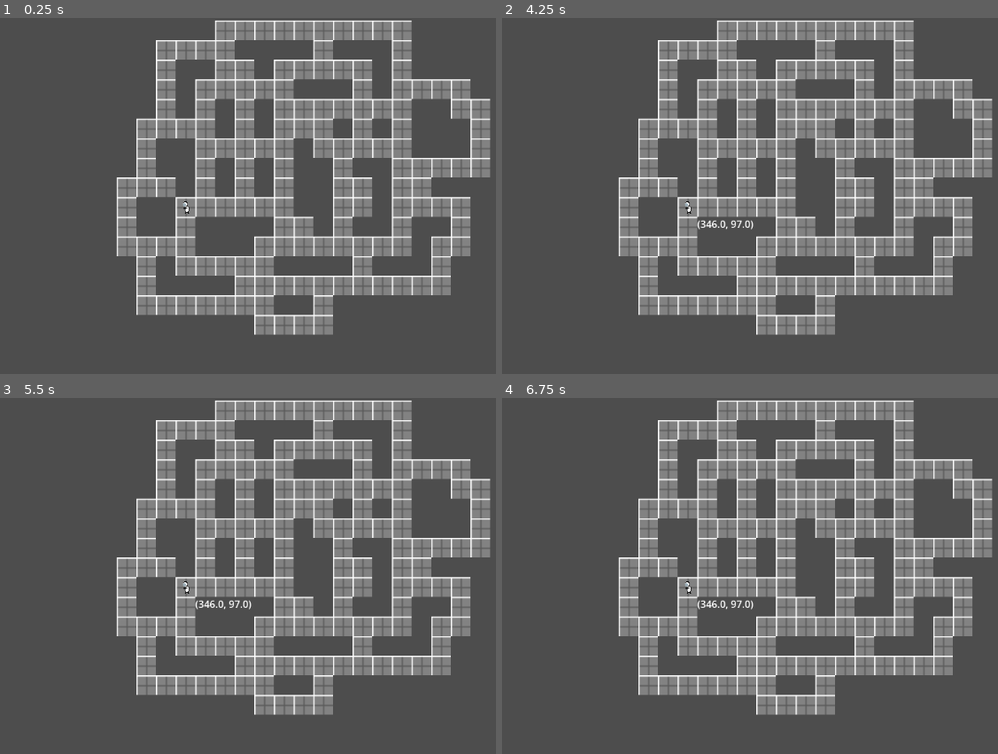
Above: before the commit, frames 1-4 (two rows, left to right).
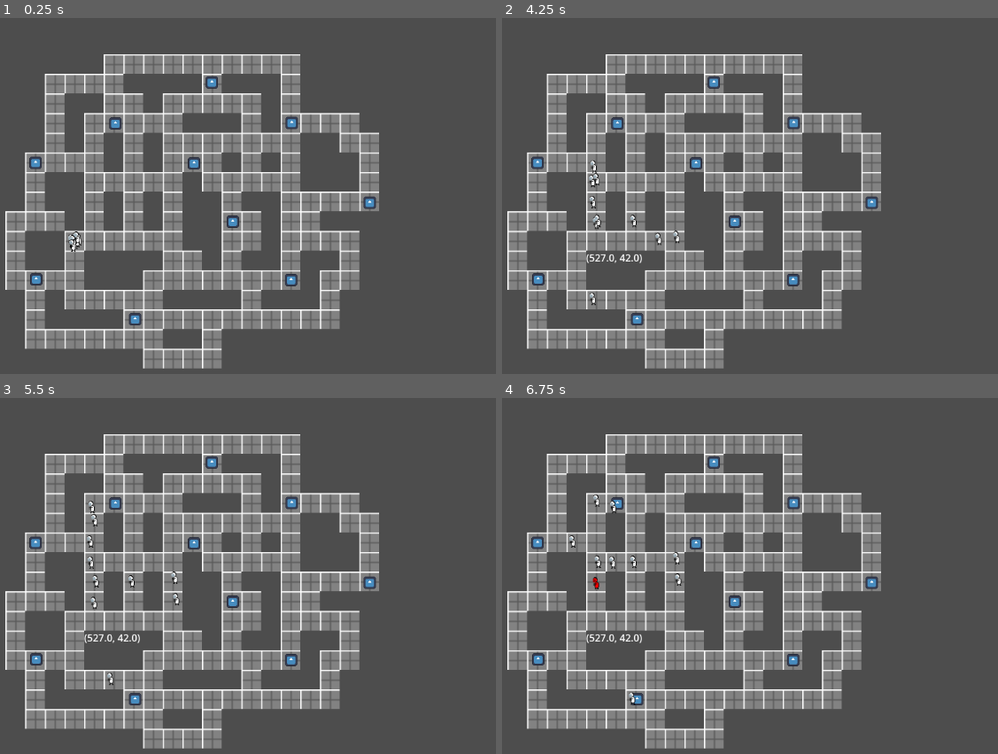
Above: after the commit, the same moments.

Repository: TreadTheDawnGames/GodotWildJam81
Game: Godot game, scene res://Scenes/crewmate_test.tscn
Same seed, same stepped clock (60 frames per second), same inputs: the game is played once before the commit and once after it. This scene is started directly instead of the project's main scene. The engine's default icon, where the game draws it, is replaced by a stand-in: a white triangle on a blue panel in a dark square.
Inputs (mouse positions are in pixels of both pictures, inside the frame that each line leads up to):
- Up to frame 1 (0.25 s): no input
- Up to frame 2 (4.25 s): tap Enter at 0.5, 3.5 s; move the mouse to (854, 196) at 0.52 s; hold Right (ui_right) 0.53-1.28 s; move the mouse to (556, 235) at 1.27 s; hold Down (ui_down) 1.28-2.03 s; move the mouse to (769, 128) at 2.02 s; hold Right (ui_right) 2.03-2.78 s; tap Space at 2.75 s; move the mouse to (660, 295) at 2.77 s; hold Up (ui_up) 2.78-3.53 s; move the mouse to (908, 277) at 3.52 s; hold Left (ui_left) from 3.53 s (still down); click (908, 277) at 4.15 s
- Up to frame 3 (5.5 s): move the mouse to (outside the picture) at 4.27 s; right-click (outside the picture) at 4.9 s; move the mouse to (233, 597) at 5.02 s; release Left (ui_left) at 5.03 s; hold Down (ui_down) from 5.03 s (still down)
- Up to frame 4 (6.75 s): move the mouse to (591, 497) at 5.77 s; release Down (ui_down) at 5.78 s; hold Right (ui_right) 5.78-6.53 s; tap Space at 6.5 s; move the mouse to (854, 576) at 6.52 s; hold Up (ui_up) from 6.53 s (still down)

The runs differ from the first frame. In frame 1, 45% of the frame differs, in the area x 1-99%, y 0-99%; in frame 2, 45%; in frame 3, 45%; in frame 4, 45%.

Commit message:
finally... ai

Diff:
--- /dev/null
+++ b/Scenes/Objects/CrewmateStates/idle.gd
@@ -0,0 +1,10 @@
+extends "common.gd"
+
+
+func _state_process(delta: float) -> Dictionary:
+	if crewmate.navpoints:
+		return {
+			"new_state": "Walk",
+			"path": crewmate.create_path(crewmate.get_next_target())
+		}
+	return {}
--- /dev/null
+++ b/Scenes/Objects/CrewmateStates/walk.gd
@@ -0,0 +1,34 @@
+extends "common.gd"
+
+@export var sprite: Sprite2D
+var _walk_timer: float = 0.0
+var _to: Vector2
+var _path: Array[Vector2]
+var _speed: float = 1.0
+
+
+func _ready() -> void:
+	_speed = 1.0 + randf() - 0.5
+
+
+func _state_init(data: Dictionary) -> void:
+	_walk_timer = 0
+	if data.has("path"): _path = data["path"]
+	if data.has("speed"): _speed = data["speed"]
+
+	if !_path.is_empty():
+		_to = _path.pop_front()
+
+
+func _state_process(delta: float) -> Dictionary:
+	_walk_timer += delta
+	if _walk_timer >= 1.0 / _speed:
+		crewmate.position = _to
+		return {"new_state": "Work"}
+	return {}
+
+
+func _state_transition(data: Dictionary) -> Dictionary:
+	if !_path.is_empty():
+		return {"new_state": "Walk"}
+	return {}
--- /dev/null
+++ b/Scenes/Objects/CrewmateStates/work.gd
@@ -0,0 +1,26 @@
+extends "common.gd"
+
+const MAX_WORK_TIME: float = 3.0
+
+var _flash: bool = false
+var _worktime: float = MAX_WORK_TIME
+
+func _state_init(_data: Dictionary) -> void:
+	_flash = false
+	_worktime = MAX_WORK_TIME + randf_range(0.0, 1.0)
+	pass
+
+
+func _state_process(delta: float) -> Dictionary:
+	_flash = !_flash
+	crewmate.modulate = Color.RED if _flash else Color.WHITE
+	_worktime -= delta
+	if _worktime < 0.0:
+		return {"new_state": "Idle"}
+	return {}
+
+
+func _state_transition(data: Dictionary) -> Dictionary:
+	_flash = false
+	crewmate.modulate = Color.WHITE
+	return {}
--- a/Scripts/crewmate.gd
+++ b/Scenes/Objects/crewmate.gd
@@ -1,3 +1,11 @@
+### Crewmate
+# A simple AI-controlled crewmate that walks to wherever it's needed
+#
+# Design guide:
+#  - All public methods (the ones that don't start with an underscore)
+#     must NOT change the state of the FSM!!!
+# - Events CAN change the state of the FSM
+
 extends Node2D
 class_name Crewmate
 
@@ -6,22 +14,14 @@
 @export var state_machine: StateMachine
 @export var alliance: Alliance
 @export var navigation_tilemap: TileMapLayer
-var _walk_pos: Vector2
-var _path: Array[Vector2]
+@export var navpoints: Node2D
 
 var movement_speed: float = 200.0
 var movement_target_position: Vector2 = Vector2(60.0,180.0)
 
 
 func _ready() -> void:
-	# Make sure to not await during _ready.
-	actor_setup.call_deferred()
-
-
-func actor_setup():
-	# TODO: Set up _path
-
-	pass
+	$Sprite2D.position = (Vector2(randf(), randf()) - Vector2(.5, .5)) * 16.0
 
 
 func _physics_process(delta: float) -> void:
@@ -29,11 +29,26 @@
 
 
 func _debug_crewmate_test_changed_navpoint(pos: Vector2) -> void:
-	_walk_pos = pos
-	state_machine.transition("Walk", pos)
+	state_machine.transition({
+		"new_state": "Walk",
+		"path": [pos],
+	})
+
+func _walk_to(target: Vector2):
+	var path = create_path(target)
+	print(path)
+	state_machine.transition({
+		"new_state": "Walk",
+		"path": path,
+	})
 
 
-func walk_to(target: Vector2) -> void:
+func get_next_target() -> Vector2:
+	var c: Node2D = navpoints.get_child(randi_range(0, navpoints.get_child_count()-1))
+	return c.position
+
+
+func create_path(target: Vector2) -> Array[Vector2]:
 	var from: Vector2i = navigation_tilemap.local_to_map(navigation_tilemap.to_local(position))
 	var to: Vector2i = navigation_tilemap.local_to_map(navigation_tilemap.to_local(target))
 	var arr: Array[Vector2i] = _pathfinding(from, to)
@@ -41,8 +56,7 @@
 	for i: Vector2i in arr:
 		path.push_back(navigation_tilemap.map_to_local(i) * navigation_tilemap.scale)
 
-	print(path)
-	state_machine.transition("Walk", path)
+	return path
 
 
 ### Depth-First Search ahh pathfinding
--- a/Scenes/Objects/crewmate.tscn
+++ b/Scenes/Objects/crewmate.tscn
@@ -1,10 +1,11 @@
-[gd_scene load_steps=6 format=3 uid="uid://chax0pgaodrnu"]
+[gd_scene load_steps=7 format=3 uid="uid://chax0pgaodrnu"]
 
-[ext_resource type="Script" uid="uid://c7u4sqqmin8" path="res://Scripts/crewmate.gd" id="1_rpagk"]
+[ext_resource type="Script" uid="uid://c7u4sqqmin8" path="res://Scenes/Objects/crewmate.gd" id="1_rpagk"]
 [ext_resource type="Texture2D" uid="uid://cku1n6l0skf1t" path="res://Assets/Sprites/Placeholders/CrewmateSingle.png" id="2_js6w1"]
 [ext_resource type="Script" uid="uid://wcqwkfjsc6e5" path="res://Scripts/state_machine.gd" id="3_7kgws"]
-[ext_resource type="Script" uid="uid://c8g6rmdi5vc6b" path="res://Scripts/CrewmateStates/idle.gd" id="4_7kgws"]
-[ext_resource type="Script" uid="uid://bpo6ak3hlfru5" path="res://Scripts/CrewmateStates/walk.gd" id="5_5bwah"]
+[ext_resource type="Script" uid="uid://c8g6rmdi5vc6b" path="res://Scenes/Objects/CrewmateStates/idle.gd" id="4_7kgws"]
+[ext_resource type="Script" uid="uid://bpo6ak3hlfru5" path="res://Scenes/Objects/CrewmateStates/walk.gd" id="5_5bwah"]
+[ext_resource type="Script" uid="uid://bnvgk0ya3rfbf" path="res://Scenes/Objects/CrewmateStates/work.gd" id="6_5bwah"]
 
 [node name="Crewmate" type="Node2D" node_paths=PackedStringArray("state_machine")]
 script = ExtResource("1_rpagk")
@@ -25,6 +26,7 @@
 script = ExtResource("5_5bwah")
 
 [node name="Work" type="Node" parent="StateMachine"]
+script = ExtResource("6_5bwah")
 
 [node name="Repair" type="Node" parent="StateMachine"]
 
--- a/Scenes/crewmate_test.gd
+++ b/Scenes/crewmate_test.gd
@@ -12,30 +12,20 @@
 
 signal changed_navpoint(pos: Vector2)
 
-func _unhandled_input(event: InputEvent) -> void:
-	if event is InputEventKey:
-		if event.is_action_pressed("ui_up"):
-			current_navpoint = $NavPoint1
-			changed_navpoint.emit(current_navpoint.position)
-		if event.is_action_pressed("ui_right"):
-			current_navpoint = $NavPoint2
-			changed_navpoint.emit(current_navpoint.position)
-		if event.is_action_pressed("ui_down"):
-			current_navpoint = $NavPoint3
-			changed_navpoint.emit(current_navpoint.position)
-		if event.is_action_pressed("ui_left"):
-			current_navpoint = $NavPoint4
-			changed_navpoint.emit(current_navpoint.position)
+func _input(event: InputEvent) -> void:
 
+	var _scroll: bool = false
 	if event is InputEventMouse:
+		_scroll = event.is_action("AOS.debug_right_click")
 		if event.is_action_pressed("AOS.debug_left_click"):
 			var mousepos = Global.mouse_position_to_local(event, camera)
 			label.text = str(mousepos)
-			crewmate.walk_to(mousepos)
+			crewmate._walk_to(mousepos)
 			# var path = _pathfinding(from, to)
 			# print(path)
 			# _create_trail.call_deferred(path)
-		pass
+	if event is InputEventMouseMotion && _scroll:
+		camera.position += event.velocity / 1.0
 
 
 func _create_trail(path):
--- a/Scenes/crewmate_test.tscn
+++ b/Scenes/crewmate_test.tscn
@@ -52,22 +52,119 @@
 tile_set = SubResource("TileSet_yfc8g")
 
 [node name="Camera2D" type="Camera2D" parent="."]
+position = Vector2(181, -55)
 
-[node name="Crewmate" parent="." node_paths=PackedStringArray("navigation_tilemap") instance=ExtResource("2_udih6")]
+[node name="Crewmate" parent="." node_paths=PackedStringArray("navigation_tilemap", "navpoints") instance=ExtResource("2_udih6")]
+z_index = 2
 position = Vector2(-15, -15)
 navigation_tilemap = NodePath("../TileMapLayer")
+navpoints = NodePath("../Navpoints")
 
-[node name="NavPoint1" type="Marker2D" parent="."]
-position = Vector2(0, -123)
+[node name="Crewmate2" parent="." node_paths=PackedStringArray("navigation_tilemap", "navpoints") instance=ExtResource("2_udih6")]
+z_index = 2
+position = Vector2(-15, -15)
+navigation_tilemap = NodePath("../TileMapLayer")
+navpoints = NodePath("../Navpoints")
 
-[node name="NavPoint2" type="Marker2D" parent="."]
-position = Vector2(123, 1)
+[node name="Crewmate3" parent="." node_paths=PackedStringArray("navigation_tilemap", "navpoints") instance=ExtResource("2_udih6")]
+z_index = 2
+position = Vector2(-15, -15)
+navigation_tilemap = NodePath("../TileMapLayer")
+navpoints = NodePath("../Navpoints")
 
-[node name="NavPoint3" type="Marker2D" parent="."]
-position = Vector2(0, 124)
+[node name="Crewmate4" parent="." node_paths=PackedStringArray("navigation_tilemap", "navpoints") instance=ExtResource("2_udih6")]
+z_index = 2
+position = Vector2(-15, -15)
+navigation_tilemap = NodePath("../TileMapLayer")
+navpoints = NodePath("../Navpoints")
 
-[node name="NavPoint4" type="Marker2D" parent="."]
-position = Vector2(-121, 1)
+[node name="Crewmate5" parent="." node_paths=PackedStringArray("navigation_tilemap", "navpoints") instance=ExtResource("2_udih6")]
+z_index = 2
+position = Vector2(-15, -15)
+navigation_tilemap = NodePath("../TileMapLayer")
+navpoints = NodePath("../Navpoints")
+
+[node name="Crewmate6" parent="." node_paths=PackedStringArray("navigation_tilemap", "navpoints") instance=ExtResource("2_udih6")]
+z_index = 2
+position = Vector2(-15, -15)
+navigation_tilemap = NodePath("../TileMapLayer")
+navpoints = NodePath("../Navpoints")
+
+[node name="Crewmate7" parent="." node_paths=PackedStringArray("navigation_tilemap", "navpoints") instance=ExtResource("2_udih6")]
+z_index = 2
+position = Vector2(-15, -15)
+navigation_tilemap = NodePath("../TileMapLayer")
+navpoints = NodePath("../Navpoints")
+
+[node name="Crewmate8" parent="." node_paths=PackedStringArray("navigation_tilemap", "navpoints") instance=ExtResource("2_udih6")]
+z_index = 2
+position = Vector2(-15, -15)
+navigation_tilemap = NodePath("../TileMapLayer")
+navpoints = NodePath("../Navpoints")
+
+[node name="Crewmate9" parent="." node_paths=PackedStringArray("navigation_tilemap", "navpoints") instance=ExtResource("2_udih6")]
+z_index = 2
+position = Vector2(-15, -15)
+navigation_tilemap = NodePath("../TileMapLayer")
+navpoints = NodePath("../Navpoints")
+
+[node name="Crewmate10" parent="." node_paths=PackedStringArray("navigation_tilemap", "navpoints") instance=ExtResource("2_udih6")]
+z_index = 2
+position = Vector2(-15, -15)
+navigation_tilemap = NodePath("../TileMapLayer")
+navpoints = NodePath("../Navpoints")
+
+[node name="Navpoints" type="Node2D" parent="."]
+
+[node name="NavPoint1" type="Sprite2D" parent="Navpoints"]
+position = Vector2(-79, -143)
+scale = Vector2(0.15, 0.15)
+texture = ExtResource("2_2y5pk")
+
+[node name="NavPoint2" type="Sprite2D" parent="Navpoints"]
+position = Vector2(242, -47)
+scale = Vector2(0.15, 0.15)
+texture = ExtResource("2_2y5pk")
+
+[node name="NavPoint3" type="Sprite2D" parent="Navpoints"]
+position = Vector2(337, 48)
+scale = Vector2(0.15, 0.15)
+texture = ExtResource("2_2y5pk")
+
+[node name="NavPoint4" type="Sprite2D" parent="Navpoints"]
+position = Vector2(83, 112)
+scale = Vector2(0.15, 0.15)
+texture = ExtResource("2_2y5pk")
+
+[node name="NavPoint5" type="Sprite2D" parent="Navpoints"]
+position = Vector2(-78, 47)
+scale = Vector2(0.15, 0.15)
+texture = ExtResource("2_2y5pk")
+
+[node name="NavPoint6" type="Sprite2D" parent="Navpoints"]
+position = Vector2(179, -142)
+scale = Vector2(0.15, 0.15)
+texture = ExtResource("2_2y5pk")
+
+[node name="NavPoint7" type="Sprite2D" parent="Navpoints"]
+position = Vector2(208, -274)
+scale = Vector2(0.15, 0.15)
+texture = ExtResource("2_2y5pk")
+
+[node name="NavPoint8" type="Sprite2D" parent="Navpoints"]
+position = Vector2(51, -207)
+scale = Vector2(0.15, 0.15)
+texture = ExtResource("2_2y5pk")
+
+[node name="NavPoint9" type="Sprite2D" parent="Navpoints"]
+position = Vector2(338, -208)
+scale = Vector2(0.15, 0.15)
+texture = ExtResource("2_2y5pk")
+
+[node name="NavPoint10" type="Sprite2D" parent="Navpoints"]
+position = Vector2(465, -78)
+scale = Vector2(0.15, 0.15)
+texture = ExtResource("2_2y5pk")
 
 [node name="Label" type="Label" parent="."]
 offset_right = 40.0
--- a/Scripts/CrewmateStates/idle.gd
+++ /dev/null
@@ -1,5 +0,0 @@
-extends "common.gd"
-
-
-func _state_process(delta: float) -> String:
-	return ""
--- a/Scripts/CrewmateStates/walk.gd
+++ /dev/null
@@ -1,31 +0,0 @@
-extends "common.gd"
-
-@export var sprite: Sprite2D
-var _walk_timer: float = 0.0
-var _to: Vector2
-var _path: Array[Vector2]
-
-
-func _state_init(data = null) -> void:
-	_walk_timer = 0
-	if data is Vector2:
-		_path.push_back(data)
-	elif data is Array[Vector2]:
-		_path = data
-
-	if !_path.is_empty():
-		_to = _path.pop_front()
-
-
-func _state_process(delta: float) -> String:
-	_walk_timer += delta
-	if _walk_timer >= 1.0:
-		crewmate.position = _to
-		return "Idle"
-	return ""
-
-
-func _state_transition(_new_state: String, _data = null) -> String:
-	if !_path.is_empty():
-		return "Walk"
-	return ""
--- a/Scripts/state_machine.gd
+++ b/Scripts/state_machine.gd
@@ -6,6 +6,10 @@
 
 @export var _init_state: StateNode
 
+var _init = false
+var initialized: bool:
+	get: return _init
+
 @onready var __st: StateNode = _init_state
 var current_state: String:
 	get:
@@ -13,7 +17,8 @@
 
 
 func _ready() -> void:
-	__st._state_init()
+	__st._state_init({})
+	_init = true
 
 
 ### Executes the current state of the FSM
@@ -24,13 +29,19 @@
 
 ### Transitions to a new state for the FSM
 #	new_state: The state you want to transition to
-func transition(new_state: String, data = null) -> void:
-	if !new_state.is_empty():
-		var override: String = __st._state_transition(new_state, data)
-		if override.is_empty():
-			__st = get_node(new_state)
+func transition_old(new_state: String, data = null) -> void:
+	return transition({"new_state": new_state, "data": data})
+
+
+### Transitions to a new state for the FSM
+#	data: Parameters for transitioning into a new state
+func transition(data: Dictionary) -> void:
+	if data.has("new_state"):
+		var override: Dictionary = __st._state_transition(data)
+		if !override.is_empty() && override.has("new_state"):
+			__st = get_node(override["new_state"])
 		else:
-			__st = get_node(override)
+			__st = get_node(data["new_state"])
 		__st._state_init(data)
 
 #   Rage against the state machine
--- a/Scripts/state_node.gd
+++ b/Scripts/state_node.gd
@@ -5,16 +5,16 @@
 class_name StateNode
 
 
-func _state_init(data = null) -> void:
+func _state_init(data: Dictionary) -> void:
 	pass
 
 
-func _state_process(delta: float) -> String:
-	return ""
+func _state_process(delta: float) -> Dictionary:
+	return {}
 
 
-func _state_transition(new_state: String, data = null) -> String:
-	return ""
+func _state_transition(data: Dictionary) -> Dictionary:
+	return {}
 
 
 #   State your rights!
--- a/project.godot
+++ b/project.godot
@@ -31,6 +31,11 @@
 "events": [Object(InputEventMouseButton,"resource_local_to_scene":false,"resource_name":"","device":-1,"window_id":0,"a …(258 unchanged characters)…
 ]
 }
+AOS.debug_middle_click={
+"deadzone": 0.2,
+"events": [Object(InputEventMouseButton,"resource_local_to_scene":false,"resource_name":"","device":-1,"window_id":0,"alt_pressed":false,"shift_pressed":false,"ctrl_pressed":false,"meta_pressed":false,"button_mask":4,"position":Vector2(522, 6),"global_position":Vector2(531, 54),"factor":1.0,"button_index":3,"canceled":false,"pressed":true,"double_click":false,"script":null)
+]
+}
 
 [rendering]
 
Renamed: Scripts/CrewmateStates/common.gd -> Scenes/Objects/CrewmateStates/common.gd
Renamed: Scripts/CrewmateStates/common.gd.uid -> Scenes/Objects/CrewmateStates/common.gd.uid
Renamed: Scripts/CrewmateStates/idle.gd.uid -> Scenes/Objects/CrewmateStates/idle.gd.uid
Renamed: Scripts/CrewmateStates/walk.gd.uid -> Scenes/Objects/CrewmateStates/walk.gd.uid
Not shown, added: Scenes/Objects/CrewmateStates/work.gd.uid
Renamed: Scripts/crewmate.gd.uid -> Scenes/Objects/crewmate.gd.uid
